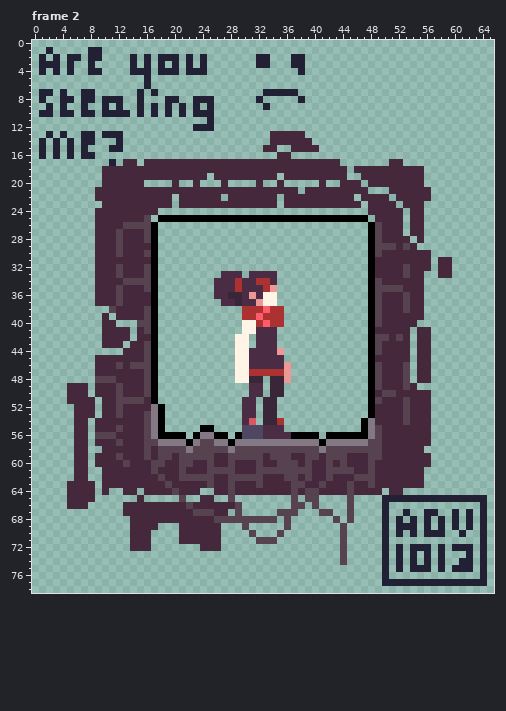
Edited in one commit: animated GIF sprite (images/landing.gif). Above: the version before the commit.
The file is 264x316 pixels, drawn in blocks of 4x4; one block is one cell here. Colours within 5 levels of each other are drawn and written as one. Shown: frame 2. The commit also changed other frames, which this record leaves out.
New version:
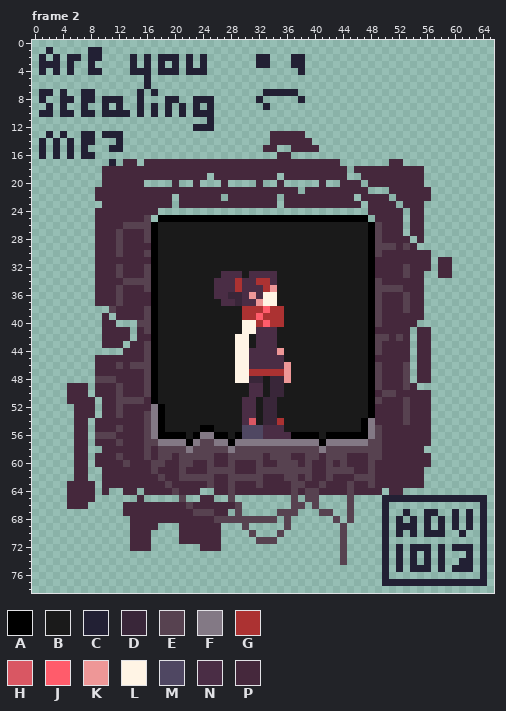
Palette (. is transparent): A #000000  B #1a1a1a  C #222034  D #392639  E #574250  F #837985  G #ac3232  H #d95763  J #ff5c6b  K #ee9797  L #fff4e5  M #4f4762  N #4a2d45  P #45283c
Edits made:
Changed rows in their new state; - is an unchanged pixel.
Frame 2:
first column x 18:
26 BBBBBBBBBBBBBBBBBBBBBBBBBBBBBB
27 BBBBBBBBBBBBBBBBBBBBBBBBBBBBBB
28 BBBBBBBBBBBBBBBBBBBBBBBBBBBBBB
29 BBBBBBBBBBBBBBBBBBBBBBBBBBBBBB
30 BBBBBBBBBBBBBBBBBBBBBBBBBBBBBB
31 BBBBBBBBBBBBBBBBBBBBBBBBBBBBBB
32 BBBBBBBBBBBBBBBBBBBBBBBBBBBBBB
33 BBBBBBBBB---B----BBBBBBBBBBBBB
34 BBBBBBBB---------BBBBBBBBBBBBB
35 BBBBBBBB---------BBBBBBBBBBBBB
36 BBBBBBBB---------BBBBBBBBBBBBB
37 BBBBBBBBB--------BBBBBBBBBBBBB
38 BBBBBBBBBBBB------BBBBBBBBBBBB
39 BBBBBBBBBBBB------BBBBBBBBBBBB
40 BBBBBBBBBBBB------BBBBBBBBBBBB
41 BBBBBBBBBBBB-----BBBBBBBBBBBBB
42 BBBBBBBBBBB--B---BBBBBBBBBBBBB
43 BBBBBBBBBBB--B---BBBBBBBBBBBBB
44 BBBBBBBBBBB-------BBBBBBBBBBBB
45 BBBBBBBBBBB-------BBBBBBBBBBBB
46 BBBBBBBBBBB--------BBBBBBBBBBB
47 BBBBBBBBBBB--------BBBBBBBBBBB
48 BBBBBBBBBBB----B---BBBBBBBBBBB
49 BBBBBBBBBBBBB--B--BBBBBBBBBBBB
50 BBBBBBBBBBBBB--B--BBBBBBBBBBBB
51 BBBBBBBBBBBB--B--BBBBBBBBBBBBB
52 -BBBBBBBBBBB--B--BBBBBBBBBBBBB
53 -BBBBBBBBBBB--B--BBBBBBBBBBBBB
54 -BBBBBBBBBBB--B---BBBBBBBBBBB-
55 -BBBBB--BBBB------BBBBBBBBBBB-
56 ----B-----B------------B------
Changed places in both pictures, as pixel boxes (x1, y1, x2, y2):
added: (158, 222, 368, 439)
